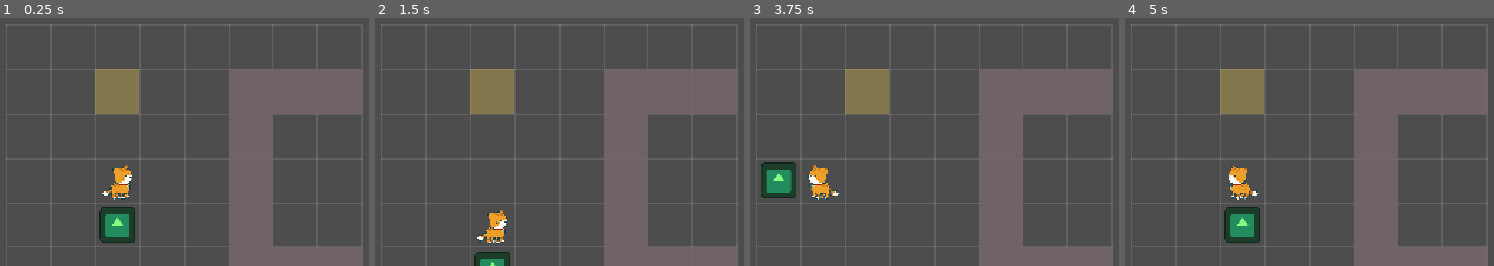
Above: before the commit, frames 1-4 (left to right).
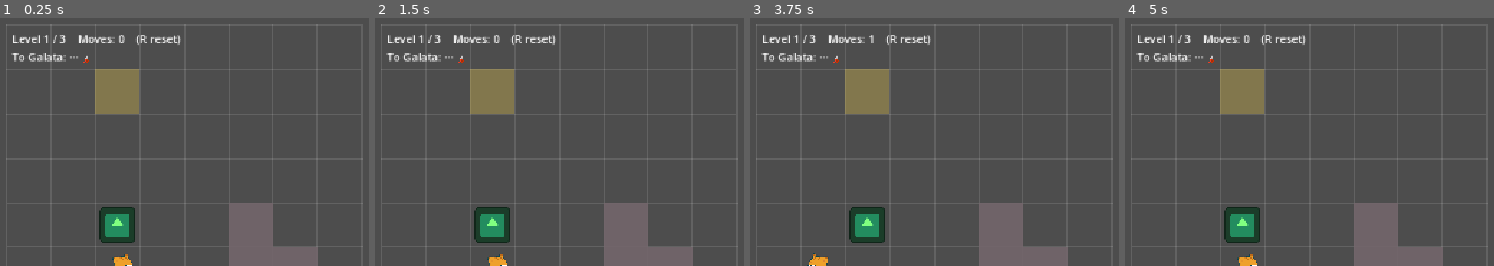
Above: after the commit, the same moments.

Repository: sigunthedeer/icg
Game: Godot game, scene res://puzzle.tscn
The game is run twice, just before and just after one commit, with the same random seed, the same clock (stepped at 60 frames per second) and the same inputs. This scene is started directly instead of the project's main scene. The engine's default icon, where the game draws it, is replaced by a stand-in: a white triangle on a blue panel in a dark square.
Inputs:
- Up to frame 1 (0.25 s): no input
- Up to frame 2 (1.5 s): tap Enter (ui_accept) at 0.5, 1.35 s; hold Right (ui_right) 0.53-1.28 s; hold Enter (ui_accept) 0.53-1.28 s; tap R at 0.6 s; hold Down (ui_down) from 1.28 s (still down)
- Up to frame 3 (3.75 s): tap Enter (ui_accept) at 1.52, 1.82, 2, 3.02, 3.32, 3.5 s; tap R at 1.55, 2.1, 2.85 s; release Down (ui_down) at 2.03 s; hold Right (ui_right) 2.03-2.78 s; hold Enter (ui_accept) 2.03-2.78 s; hold Up (ui_up) 2.78-3.53 s; hold Left (ui_left) from 3.53 s (still down); hold Enter (ui_accept) from 3.53 s (still down)
- Up to frame 4 (5 s): keep holding Left (ui_left); release Enter (ui_accept) at 4.28 s; tap R at 4.35 s; tap Enter (ui_accept) at 4.52, 4.82 s

The runs differ from the first frame. In frame 1, 13% of the frame differs, in the area x 2-98%, y 6-100%; in frame 2, 14%; in frame 3, 16%; in frame 4, 13%.

Commit message:
Journey-to-Galata progress + food beat

Diff:
--- a/project.godot
+++ b/project.godot
@@ -15,6 +15,11 @@
 config/features=PackedStringArray("4.7", "Forward Plus")
 config/icon="res://icon.svg"
 
+[autoload]
+
+GameState="*uid://boi1o78kwf6kb"
+SkinRegistry="*uid://c6up8jmd08jfl"
+
 [display]
 
 window/stretch/mode="canvas_items"
--- a/puzzle.gd
+++ b/puzzle.gd
@@ -1,107 +1,135 @@
-extends  Node2D
+extends Node2D
 
-# --- Grid Setup ---
-const CELL_SIZE := 64 # pixels per cell
-const COLS := 8 # board width, in cells
-const ROWS := 6 # board height, in cells
+const CELL_SIZE := 64
+const COLS := 8
+const ROWS := 6
 
-# Where the cat sits, in GRID coordinates (column, row) - not pixels.
-var cat_cell := Vector2i(2, 3) # cat starts at street level (bottom)
-var pots: Array[Vector2i] = [Vector2i(2, 4)] # a pot just above the cat
-var goal := Vector2i(2, 1) # the goal ledge, up high (near the roof)
-
-# NEW: wall cells = the building's structure. Nothing passes through them.
-var walls: Array[Vector2i] = [
-	Vector2i(5, 5), Vector2i(5, 4), Vector2i(5, 3), Vector2i(5, 2), Vector2i(5, 1),  # a neighbouring wall
-	Vector2i(6, 1), Vector2i(7, 1),   # its roof line
-	Vector2i(6, 5), Vector2i(7, 5),   # ground blocks
+# --- LEVELS: the puzzle is DATA. Add or reorder freely. ---
+# Each: where the cat starts, its pots, the goal tile, and the walls.
+const LEVELS := [
+	{ "cat": Vector2i(2,5), "pots": [Vector2i(2,4)], "goal": Vector2i(2,1),
+	  "walls": [Vector2i(5,5), Vector2i(5,4), Vector2i(6,5)] },
+	{ "cat": Vector2i(0,3), "pots": [Vector2i(1,3)], "goal": Vector2i(6,3),
+	  "walls": [Vector2i(3,5), Vector2i(4,5), Vector2i(3,0), Vector2i(4,0)] },
+	{ "cat": Vector2i(3,5), "pots": [Vector2i(3,4)], "goal": Vector2i(3,0),
+	  "walls": [Vector2i(0,5), Vector2i(1,5), Vector2i(6,0), Vector2i(7,0), Vector2i(6,1), Vector2i(7,1)] },
 ]
 
-var start_cat: Vector2i
-var start_pots: Array[Vector2i]
+var level_index := 0
+var cat_cell: Vector2i
+var pots: Array = []
+var goal: Vector2i
+var walls: Array = []
 var moves := 0
+var solved := false
+var legs_done := 0
+var journey_label: Label
 
 @onready var cat: Sprite2D = $Cat
-var pot_sprites: Array[Sprite2D] = []
-var move_label: Label
+var pot_sprites: Array = []
+var info_label: Label
 
 func _ready() -> void:
-	start_cat = cat_cell
-	start_pots = pots.duplicate()
+	info_label = Label.new()
+	info_label.position = Vector2(8, 8)
+	add_child(info_label)
+	journey_label = Label.new()
+	journey_label.position = Vector2(8, 34)
+	add_child(journey_label)
+	_load_level(0)
 
-	var pot_tex := load("res://icon.svg")
-	for i in pots.size():
+func _load_level(i: int) -> void:
+	level_index = i
+	legs_done = i
+	var data = LEVELS[i]
+	cat_cell = data["cat"]
+	pots = data["pots"].duplicate()
+	goal = data["goal"]
+	walls = data["walls"]
+	moves = 0
+	solved = false
+	modulate = Color.WHITE
+
+	for s in pot_sprites:
+		s.queue_free()
+	pot_sprites.clear()
+	for j in pots.size():
 		var s := Sprite2D.new()
-		s.texture = pot_tex
+		s.texture = load("res://icon.svg")     # green placeholder pot (her art later)
 		s.scale = Vector2(0.4, 0.4)
 		s.modulate = Color(0.5, 1.0, 0.5)
 		add_child(s)
 		pot_sprites.append(s)
 
-	move_label = Label.new() # on-screen counter
-	move_label.position = Vector2(8, 8)
-	add_child(move_label)
-
+	cat.flip_h = false
 	_refresh()
 
+func _update_journey() -> void:
+	var filled := "🐾".repeat(legs_done)
+	var empty := "·".repeat(LEVELS.size() - legs_done)
+	journey_label.text = "To Galata: %s%s 🗼" % [filled, empty]
+
 func _unhandled_input(event: InputEvent) -> void:
-	# R = reset the puzzle.
-	if event is InputEventKey and event.pressed and not event.echo and event.keycode == KEY_R:
-		_reset()
+	if solved:
+		if event.is_action_pressed("ui_accept") and level_index + 1 < LEVELS.size():
+			_load_level(level_index + 1)
+		elif event is InputEventKey and event.pressed and not event.echo and event.keycode == KEY_R:
+			_load_level(0)
 		return
 
-	# one key press = one step. Fires only on the frame the key goes down.
+	if event is InputEventKey and event.pressed and not event.echo and event.keycode == KEY_R:
+		_load_level(level_index)
+		return
+
 	var step := Vector2i.ZERO
-	if event.is_action_pressed("ui_right"): step = Vector2i(1, 0)
-	elif event.is_action_pressed("ui_left"): step = Vector2i(-1, 0)
-	elif event.is_action_pressed("ui_down"): step = Vector2i(0, 1)
-	elif event.is_action_pressed("ui_up"): step = Vector2i(0, -1)
-
+	if event.is_action_pressed("ui_right"):   step = Vector2i(1, 0)
+	elif event.is_action_pressed("ui_left"):  step = Vector2i(-1, 0)
+	elif event.is_action_pressed("ui_down"):  step = Vector2i(0, 1)
+	elif event.is_action_pressed("ui_up"):    step = Vector2i(0, -1)
 	if step != Vector2i.ZERO:
 		_try_move(step)
 
 func _try_move(step: Vector2i) -> void:
-	# Face the way we walk (only on left/right moves.)
-	if step.x > 0:
-		cat.flip_h = false # walking right
-	elif step.x < 0:
-		cat.flip_h = true # walking left
+	if step.x > 0: cat.flip_h = false
+	elif step.x < 0: cat.flip_h = true
+
 	var target := cat_cell + step
-	if _blocked(target): # off-board OR a wall
+	if _blocked(target):
 		return
 	var pot_index := pots.find(target)
-	if pot_index != 1:
+	if pot_index != -1:                        # ← the fixed line
 		var behind := target + step
 		if _blocked(behind) or pots.find(behind) != -1:
-			return # wall, edge or another pot behind -> can't push
+			return
 		pots[pot_index] = behind
 	cat_cell = target
-	moves += 1 # count each real step
+	moves += 1
 	_refresh()
 	_check_win()
 
-# A cell is blocked if it is off the board OR a wall
 func _blocked(c: Vector2i) -> bool:
 	if c.x < 0 or c.x >= COLS or c.y < 0 or c.y >= ROWS:
 		return true
 	return walls.has(c)
 
-func _reset() -> void:
-	cat_cell = start_cat
-	pots = start_pots.duplicate()
-	moves = 0
-	modulate = Color.WHITE # clear the win flash
-	_refresh()
-
 func _check_win() -> void:
 	if pots[0] == goal:
-		print("Solved!")
-		modulate = Color(1, 1, 0.7) # win flash
+		solved = true
+		legs_done = level_index + 1
+		modulate = Color(1, 1, 0.7)
+		_update_journey()
+		if level_index + 1 < LEVELS.size():
+			info_label.text = "The cat eats. 🐟  One leg closer.  (Space → on)"
+		else:
+			info_label.text = "The cat eats, and Galata comes into view. 🐾🗼  (R to replay)"
 
 func _refresh() -> void:
 	cat.position = _cell_to_px(cat_cell)
 	for i in pots.size():
 		pot_sprites[i].position = _cell_to_px(pots[i])
+	if not solved:
+		info_label.text = "Level %d / %d    Moves: %d    (R reset)" % [level_index + 1, LEVELS.size(), moves]
+	_update_journey()
 	queue_redraw()
 
 func _cell_to_px(c: Vector2i) -> Vector2:
--- /dev/null
+++ b/scripts/autoloads/game_state.gd
@@ -0,0 +1,90 @@
+extends Node
+## GameState — Autoload singleton.
+## Owns the level list, chapter progression, and story flags for Chapter 1.
+
+signal puzzle_won(level_index: int, moves_used: int)
+signal chapter_completed
+signal story_flag_changed(flag_name: String, value: bool)
+
+const LEVELS: Array[String] = [
+	"res://levels/level_1.tscn",
+	"res://levels/level_2.tscn",
+	"res://levels/level_3.tscn",
+]
+
+const OVERWORLD_SCENE: String = "res://scenes/overworld.tscn"
+const CHAPTER_END_SCENE: String = "res://scenes/galata_view.tscn"
+
+## -1 means "not currently inside the puzzle sequence" (i.e. in the overworld).
+var current_level_index: int = -1
+
+## Accumulated moves across the whole chapter (for the end screen).
+var total_moves: int = 0
+
+## Minimal narrative state for the vertical slice. No inventory, no currency.
+var story_flags: Dictionary = {
+	"cat_fed": false,
+	"chapter_1_complete": false,
+}
+
+
+## Called from the overworld when the player interacts with the building face.
+func start_chapter() -> void:
+	current_level_index = 0
+	total_moves = 0
+	_set_flag("cat_fed", false)
+	_set_flag("chapter_1_complete", false)
+	_load_level(current_level_index)
+
+
+## Called by puzzle.gd the moment win detection fires.
+func on_puzzle_won(moves_used: int) -> void:
+	total_moves += moves_used
+	puzzle_won.emit(current_level_index, moves_used)
+
+	if current_level_index < LEVELS.size() - 1:
+		current_level_index += 1
+		_load_level(current_level_index)
+	else:
+		_complete_chapter()
+
+
+## Called by puzzle.gd when the player presses R.
+## Keeps reset logic centralized so restarting always reloads a clean scene.
+func reload_current_level() -> void:
+	if current_level_index >= 0:
+		_load_level(current_level_index)
+
+
+## Safe accessor for story flags (returns false for unknown flags).
+func get_flag(flag_name: String) -> bool:
+	return story_flags.get(flag_name, false)
+
+
+func return_to_overworld() -> void:
+	current_level_index = -1
+	get_tree().call_deferred("change_scene_to_file", OVERWORLD_SCENE)
+
+
+# --- Internal ---
+
+func _load_level(index: int) -> void:
+	var path: String = LEVELS[index]
+	if not ResourceLoader.exists(path):
+		push_error("GameState: missing level scene at %s" % path)
+		return
+	# Deferred so we never free the current scene mid-physics-frame.
+	get_tree().call_deferred("change_scene_to_file", path)
+
+
+func _complete_chapter() -> void:
+	_set_flag("cat_fed", true)
+	_set_flag("chapter_1_complete", true)
+	current_level_index = -1
+	chapter_completed.emit()
+	get_tree().call_deferred("change_scene_to_file", CHAPTER_END_SCENE)
+
+
+func _set_flag(flag_name: String, value: bool) -> void:
+	story_flags[flag_name] = value
+	story_flag_changed.emit(flag_name, value)
--- /dev/null
+++ b/scripts/autoloads/skin_registry.gd
@@ -0,0 +1,60 @@
+extends Node
+## SkinRegistry — Autoload singleton.
+## Swaps grey placeholder Sprite2D textures for final transparent PNGs by
+## node group, without touching any grid/push logic. If a final PNG does not
+## exist yet, the placeholder is silently kept, so art can land incrementally.
+
+## Logical group name -> final art path. Add entries as Tu Anh's PNGs arrive.
+const SKIN_MAP: Dictionary = {
+	"skin_wall":    "res://art/final/wall.png",
+	"skin_pot":     "res://art/final/pot.png",
+	"skin_goal":    "res://art/final/goal.png",
+	"skin_balcony": "res://art/final/balcony.png",
+	"skin_ledge":   "res://art/final/ledge.png",
+	"skin_floor":   "res://art/final/floor.png",
+}
+
+## Must match the cell size used by puzzle.gd grid movement.
+const CELL_SIZE: int = 64
+
+## If true, incoming PNGs are auto-scaled to fit exactly one grid cell.
+const FIT_TO_CELL: bool = true
+
+var _cache: Dictionary = {}
+
+
+## Call once from the root of any scene whose placeholders should be skinned.
+func apply_skins(scene_root: Node) -> void:
+	for group_name: String in SKIN_MAP.keys():
+		var texture: Texture2D = _get_texture(group_name)
+		if texture == null:
+			continue  # Final art not delivered yet; keep placeholder.
+		for node: Node in scene_root.get_tree().get_nodes_in_group(group_name):
+			_apply_to_node(node, texture)
+
+
+# --- Internal ---
+
+func _get_texture(group_name: String) -> Texture2D:
+	if _cache.has(group_name):
+		return _cache[group_name]
+	var path: String = SKIN_MAP[group_name]
+	if not ResourceLoader.exists(path):
+		_cache[group_name] = null
+		return null
+	var tex: Texture2D = load(path)
+	_cache[group_name] = tex
+	return tex
+
+
+func _apply_to_node(node: Node, texture: Texture2D) -> void:
+	if node is Sprite2D:
+		var sprite: Sprite2D = node
+		sprite.texture = texture
+		if FIT_TO_CELL and texture.get_width() > 0 and texture.get_height() > 0:
+			sprite.scale = Vector2(
+				float(CELL_SIZE) / texture.get_width(),
+				float(CELL_SIZE) / texture.get_height()
+			)
+	elif node is TextureRect:
+		(node as TextureRect).texture = texture
--- /dev/null
+++ b/scripts/galata_view.gd
@@ -0,0 +1,16 @@
+extends Node2D
+## End-of-chapter scene: the cat, fed, looks out at Galata Tower.
+## Shows total moves and returns to the overworld on input.
+
+@onready var moves_label: Label = $UI/MovesLabel
+
+
+func _ready() -> void:
+	if moves_label != null:
+		moves_label.text = "Chapter 1 complete — %d moves" % GameState.total_moves
+	SkinRegistry.apply_skins(self)
+
+
+func _unhandled_input(event: InputEvent) -> void:
+	if event.is_action_pressed("ui_accept"):
+		GameState.return_to_overworld()
--- /dev/null
+++ b/scripts/overworld_puzzle_entry.gd
@@ -0,0 +1,33 @@
+extends Area2D
+## Attach to an Area2D placed at the building face in the overworld.
+## When the cat enters and presses "interact", the Chapter 1 puzzle
+## sequence begins. After the chapter is complete, entry is blocked
+## (the cat has been fed — story state lives in GameState).
+
+@export var interact_action: String = "ui_accept"
+
+var _player_inside: bool = false
+
+
+func _ready() -> void:
+	body_entered.connect(_on_body_entered)
+	body_exited.connect(_on_body_exited)
+
+
+func _unhandled_input(event: InputEvent) -> void:
+	if not _player_inside:
+		return
+	if GameState.get_flag("chapter_1_complete"):
+		return
+	if event.is_action_pressed(interact_action):
+		GameState.start_chapter()
+
+
+func _on_body_entered(body: Node2D) -> void:
+	if body.is_in_group("player"):
+		_player_inside = true
+
+
+func _on_body_exited(body: Node2D) -> void:
+	if body.is_in_group("player"):
+		_player_inside = false
--- /dev/null
+++ b/scripts/puzzle_hooks.gd
@@ -0,0 +1,19 @@
+## --- Add to the top of puzzle.gd if not present ---
+## (your existing extends line stays as-is)
+
+## --- Add to (or merge into) your existing _ready() ---
+func _ready() -> void:
+	# Existing setup code stays above this line.
+	SkinRegistry.apply_skins(self)
+
+
+## --- Call this from your existing win-detection code, replacing whatever
+## --- currently happens on victory. `move_count` is your existing counter.
+func _on_level_won() -> void:
+	set_process_input(false)  # Freeze input so the cat can't move mid-transition.
+	GameState.on_puzzle_won(move_count)
+
+
+## --- Replace the body of your R-key reset with this call ---
+func _reset_level() -> void:
+	GameState.reload_current_level()
Not shown, added: scripts/autoloads/game_state.gd.uid
Not shown, added: scripts/autoloads/skin_registry.gd.uid
Not shown, added: scripts/galata_view.gd.uid
Not shown, added: scripts/overworld_puzzle_entry.gd.uid
Not shown, added: scripts/puzzle_hooks.gd.uid
